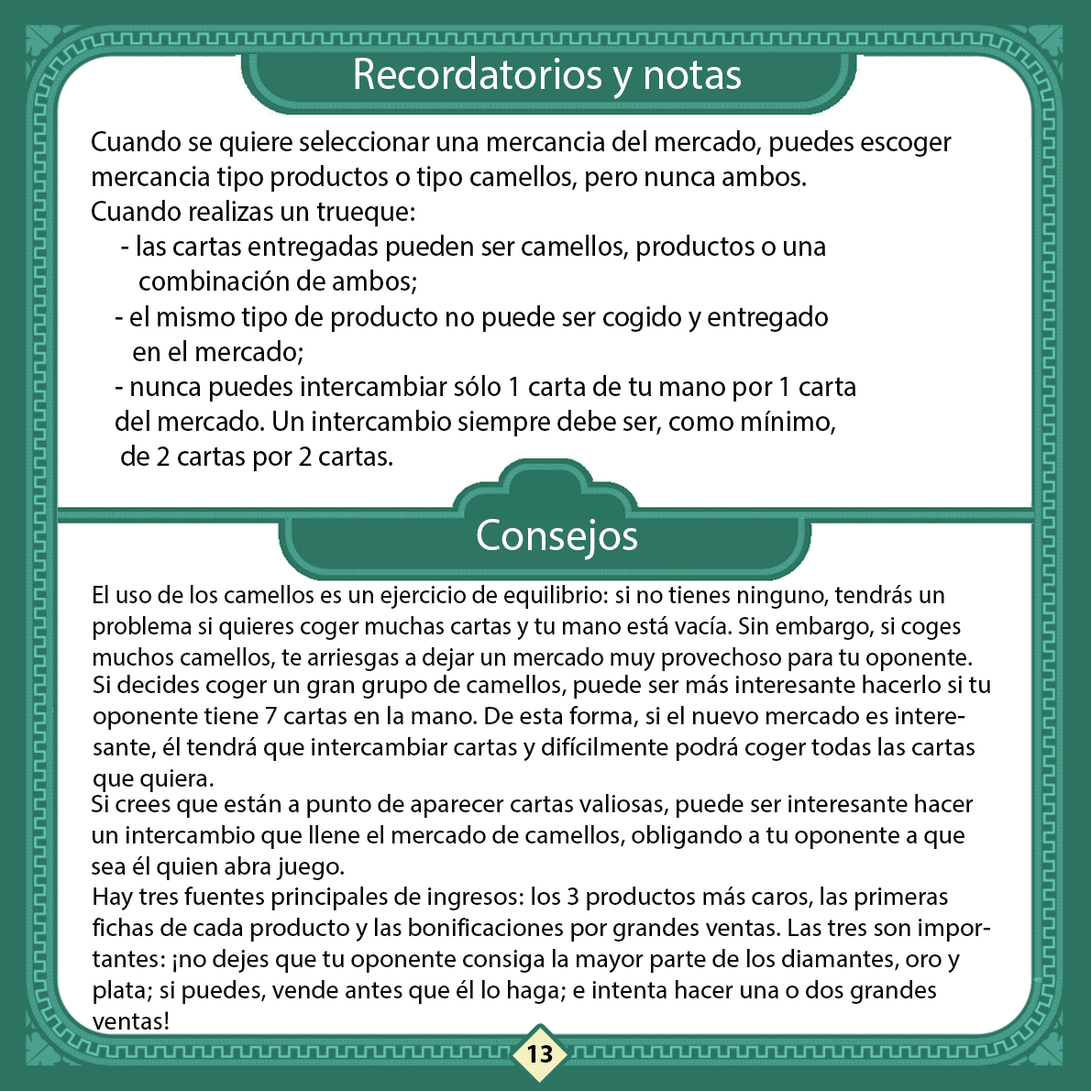
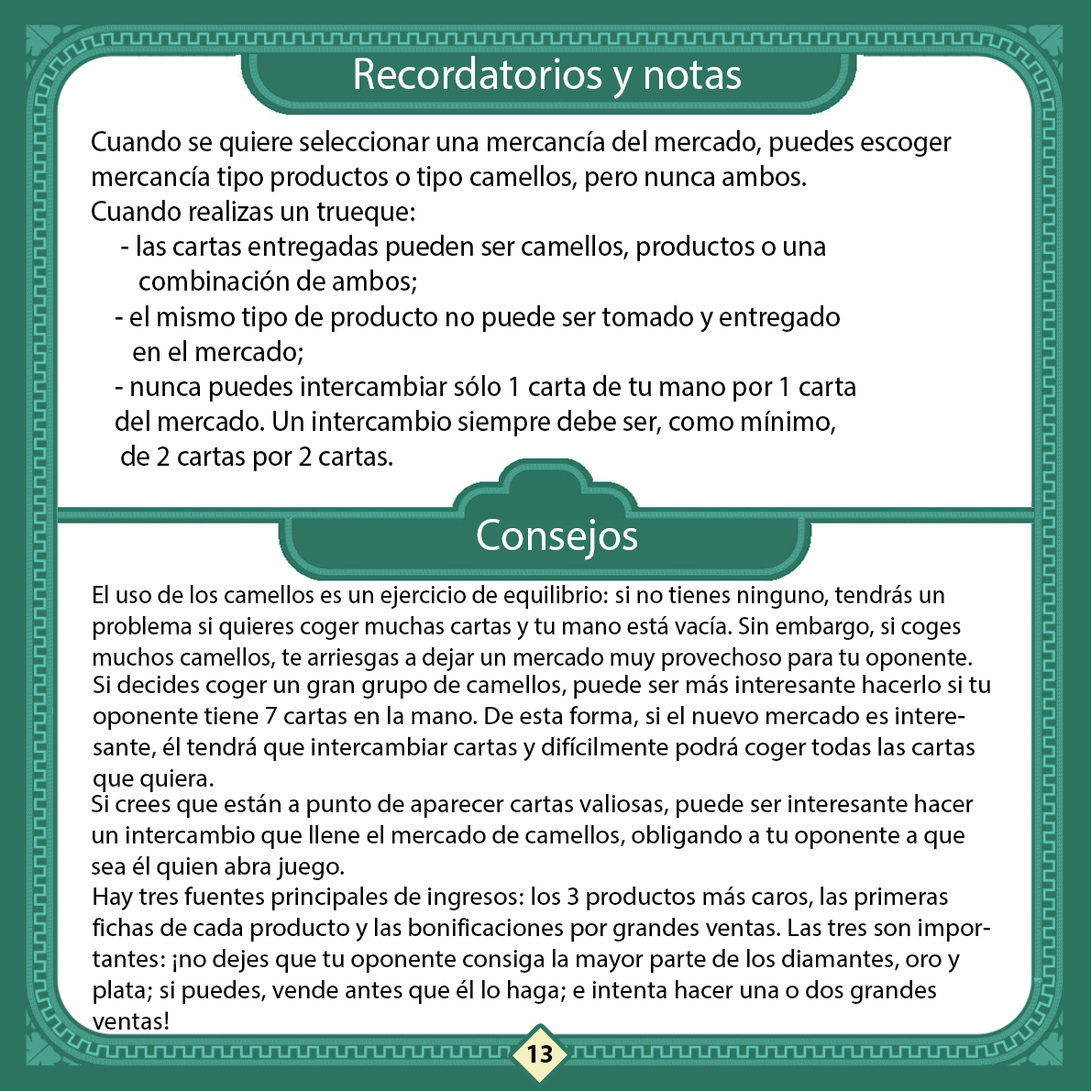
Revision of a layered 1091 × 1091 image; what changed, layer by layer:
renamed "Cuando se quiere seleccionar una mercancia del mercado, puedes" to "Cuando se quiere seleccionar una mercancía del mercado, puedes", painted on it over [192, 131, 841, 333]
